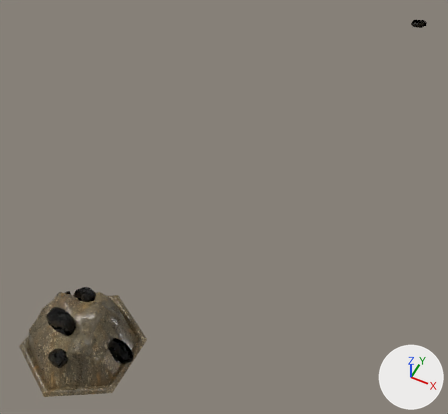
Renders of the glTF model src/modules/base/assets/dusty-hills.glb from each side of a commit.
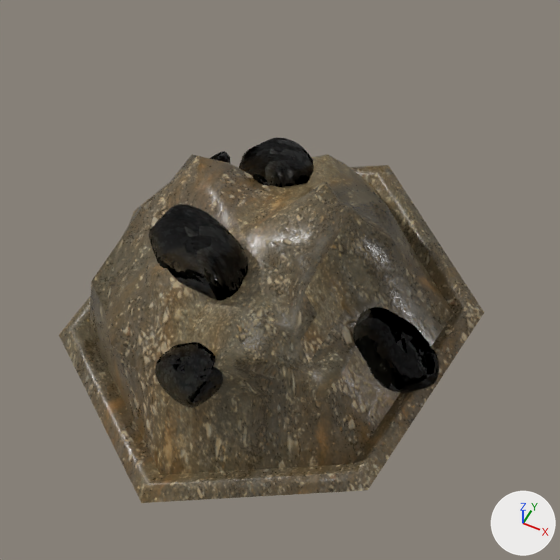
Each version appears first whole from a 50 mm camera at (3.31, -8.71, 8.72) aimed at (-0.37, -1.36, -0.47), and next in a close-up on the part from 0% to 38% of the width and 59% to 100% of the height. The lights are fixed; the arrows at lower right show +X, +Y and +Z. The first two pictures are the older version. Where no turn or scale is listed for an object, it has been applied to the vertices. Vertices at exactly the same position are counted once.

Names of what the first close-up shows: 'HexagonTile.009', 'small_rock_03.002', 'small_rock_03.003', 'small_rock_03.004', 'small_rock_03.006', 'small_rock_03.007'.
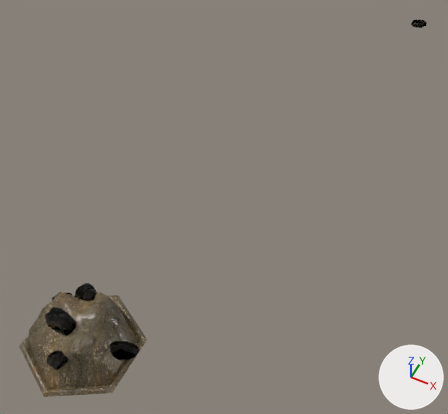
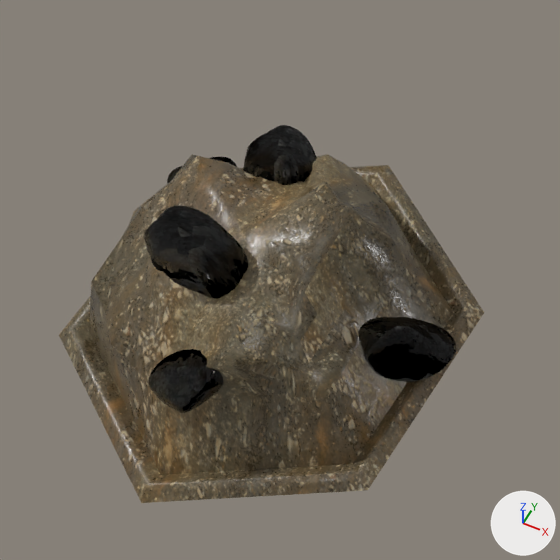
Where the change shows, as pixel boxes (x1, y1, x2, y2) in the close-ups (560 x 560 px; the box of a moved part takes in the faces that stretch with it):
'small_rock_03.002', moved, turned, rescaled: before (149, 204, 248, 301); after (144, 206, 248, 299)
'small_rock_03.007', reshaped, moved, turned, rescaled: before (353, 307, 439, 393); after (358, 317, 456, 382)
'small_rock_03.006', reshaped, moved, turned, rescaled: before (155, 342, 223, 408); after (149, 349, 224, 413)
'small_rock_03.004', reshaped, moved, turned, rescaled: before (239, 138, 314, 187); after (243, 125, 317, 185)
'small_rock_03.003', reshaped, moved, turned, rescaled (mostly hidden): before (210, 151, 230, 163); after (167, 157, 237, 183)
part 1 of me_mesh_005, moved or reshaped (not visible before): after (358, 317, 456, 382)

Patch to the scene script:
```diff
--- a/src/modules/base/assets/dusty-hills.glb.py
+++ b/src/modules/base/assets/dusty-hills.glb.py
@@ me_mesh_005 @@
-me_mesh_005.from_pydata(...)  # 584 vertices, 1164 faces; spans x -0.094..0.117, y -0.104..0.106, z 0.0..0.109
+me_mesh_005.from_pydata(...)  # 584 vertices, 1164 faces; spans x -0.062..0.054, y -0.051..0.04, z 0.0..0.043
+# me_mesh_005 part 1: the whole mesh is multiplied about the mesh origin by the matrix ((-0.208, 0.443, 0.0), (-0.443, -0.208, 0.0), (0.0, 0.0, 0.399))
 me_mesh_005.materials.append(mat_default_obj)
@@ ob_small_rock_03_002_1 @@
 ob_small_rock_03_002_1 = bpy.data.objects.new('small_rock_03.002', me_mesh_002)
-ob_small_rock_03_002_1.parent = ob_small_rock_03_002
-ob_small_rock_03_002_1.location = (-0.057, 0.224, -0.106)
-ob_small_rock_03_002_1.rotation_euler = (-1.332, 0.0983, 0.0433)  # degrees (-76, 5.6, 2.5)
-ob_small_rock_03_002_1.scale = (2.62, 2.62, 2.62)
+ob_small_rock_03_002_1.location = (-0.991, -5.477, 0.689)
+ob_small_rock_03_002_1.rotation_euler = (-0.258, 0.0774, -1.496)  # degrees (-15, 4.4, -86)
+ob_small_rock_03_002_1.scale = (2.68, 5.4, 7.13)
@@ ob_small_rock_03_004 @@
-ob_small_rock_03_004 = bpy.data.objects.new('small_rock_03.004', me_mesh_003)
-ob_small_rock_03_004.parent = ob_small_rock_03_002
-ob_small_rock_03_004.location = (-0.677, 0.13, -0.123)
-ob_small_rock_03_004.rotation_euler = (-1.257, -0.185, 0.0571)  # degrees (-72, -11, 3.3)
-ob_small_rock_03_004.scale = (2.68, 2.04, 2.44)
+ob_small_rock_03_004 = bpy.data.objects.new('small_rock_03.004', me_mesh_006)
+ob_small_rock_03_004.location = (-1.064, -4.853, 0.448)
+ob_small_rock_03_004.rotation_euler = (-0.282, -0.272, -1.738)  # degrees (-16, -16, -100)
+ob_small_rock_03_004.scale = (2.84, 4.25, 6.55)
@@ ob_small_rock_03_003_1 @@
-ob_small_rock_03_003_1 = bpy.data.objects.new('small_rock_03.003', me_mesh_004)
-ob_small_rock_03_003_1.parent = ob_small_rock_03_003
-ob_small_rock_03_003_1.location = (0.0837, -0.0633, -0.0225)
-ob_small_rock_03_003_1.rotation_euler = (0.0, 0.546, 0.0)  # degrees (0, 31, 0)
-ob_small_rock_03_003_1.scale = (2.7, 2.7, 1.68)
+ob_small_rock_03_003_1 = bpy.data.objects.new('small_rock_03.003', me_mesh_003)
+ob_small_rock_03_003_1.location = (-1.451, -4.934, 0.285)
+ob_small_rock_03_003_1.rotation_euler = (0.0, 0.575, -3.142)  # degrees (0, 33, -180)
+ob_small_rock_03_003_1.scale = (3.64, 2.7, 2.99)
@@ ob_small_rock_03_006_1 @@
-ob_small_rock_03_006_1 = bpy.data.objects.new('small_rock_03.006', me_mesh_006)
-ob_small_rock_03_006_1.parent = ob_small_rock_03_006
-ob_small_rock_03_006_1.location = (0.0, 0.0, 0.0666)
-ob_small_rock_03_006_1.rotation_euler = (-0.502, 0.0, 0.0)  # degrees (-29, 0, 0)
-ob_small_rock_03_006_1.scale = (2.58, 2.58, 2.58)
+ob_small_rock_03_006_1 = bpy.data.objects.new('small_rock_03.006', me_mesh_004)
+ob_small_rock_03_006_1.location = (-0.821, -5.842, 0.408)
+ob_small_rock_03_006_1.rotation_euler = (-0.538, 0.0, -3.142)  # degrees (-31, 0, -180)
+ob_small_rock_03_006_1.scale = (2.58, 3.36, 4.69)
@@ ob_small_rock_03_007_1 @@
-ob_small_rock_03_007_1 = bpy.data.objects.new('small_rock_03.007', me_mesh_007)
-ob_small_rock_03_007_1.parent = ob_small_rock_03_007
-ob_small_rock_03_007_1.location = (-0.0723, 0.0, 0.0)
-ob_small_rock_03_007_1.rotation_euler = (0.0, -0.695, 0.0)  # degrees (0, -40, 0)
-ob_small_rock_03_007_1.scale = (3.29, 3.29, 3.29)
+ob_small_rock_03_007_1 = bpy.data.objects.new('small_rock_03.007', me_mesh_005)
+ob_small_rock_03_007_1.location = (-0.213, -5.266, 0.163)
+ob_small_rock_03_007_1.rotation_euler = (-0.0525, -0.915, -2.396)  # degrees (-3, -52, -137)
+ob_small_rock_03_007_1.scale = (4.91, 3.29, 5.47)
```
